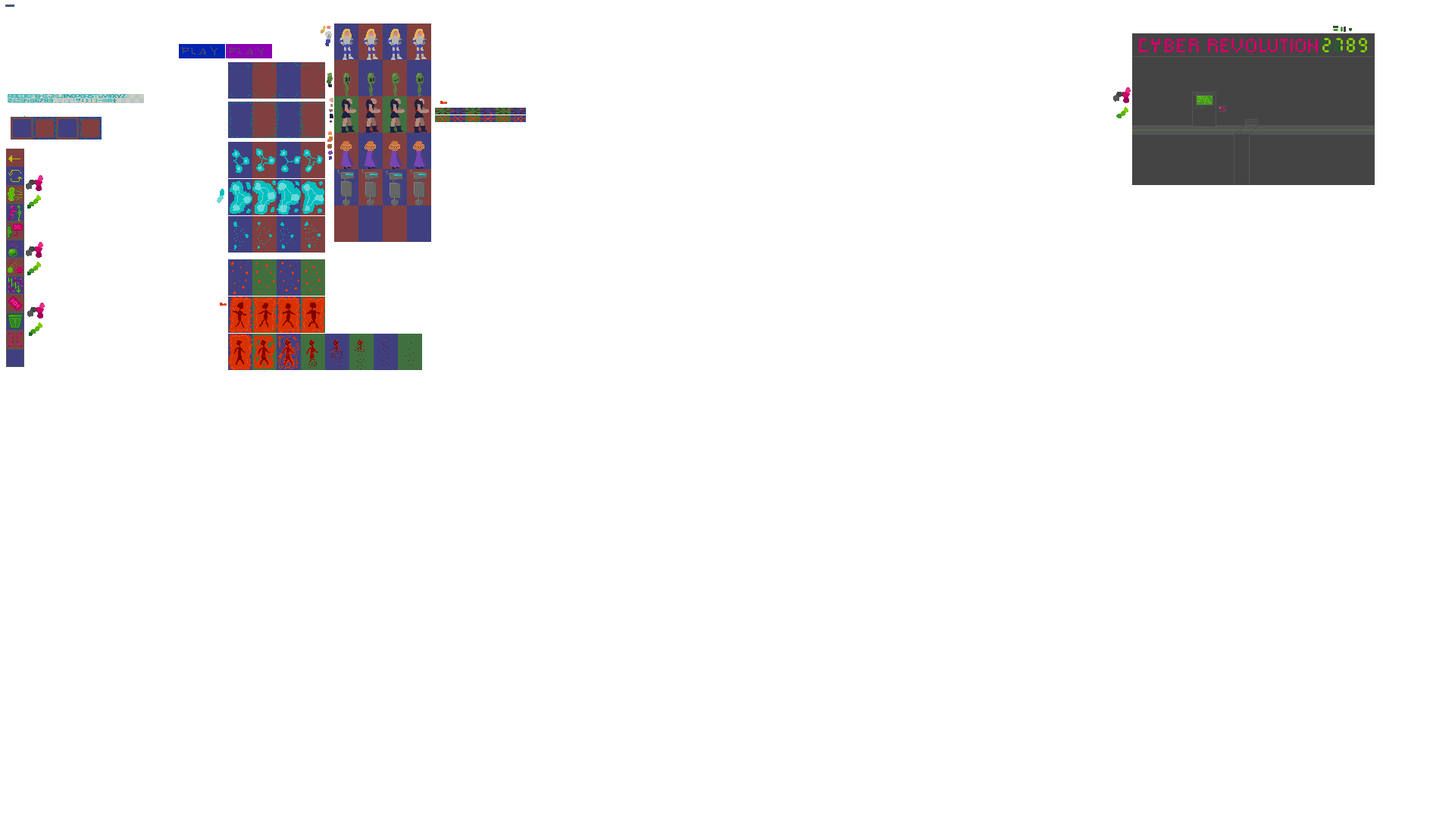
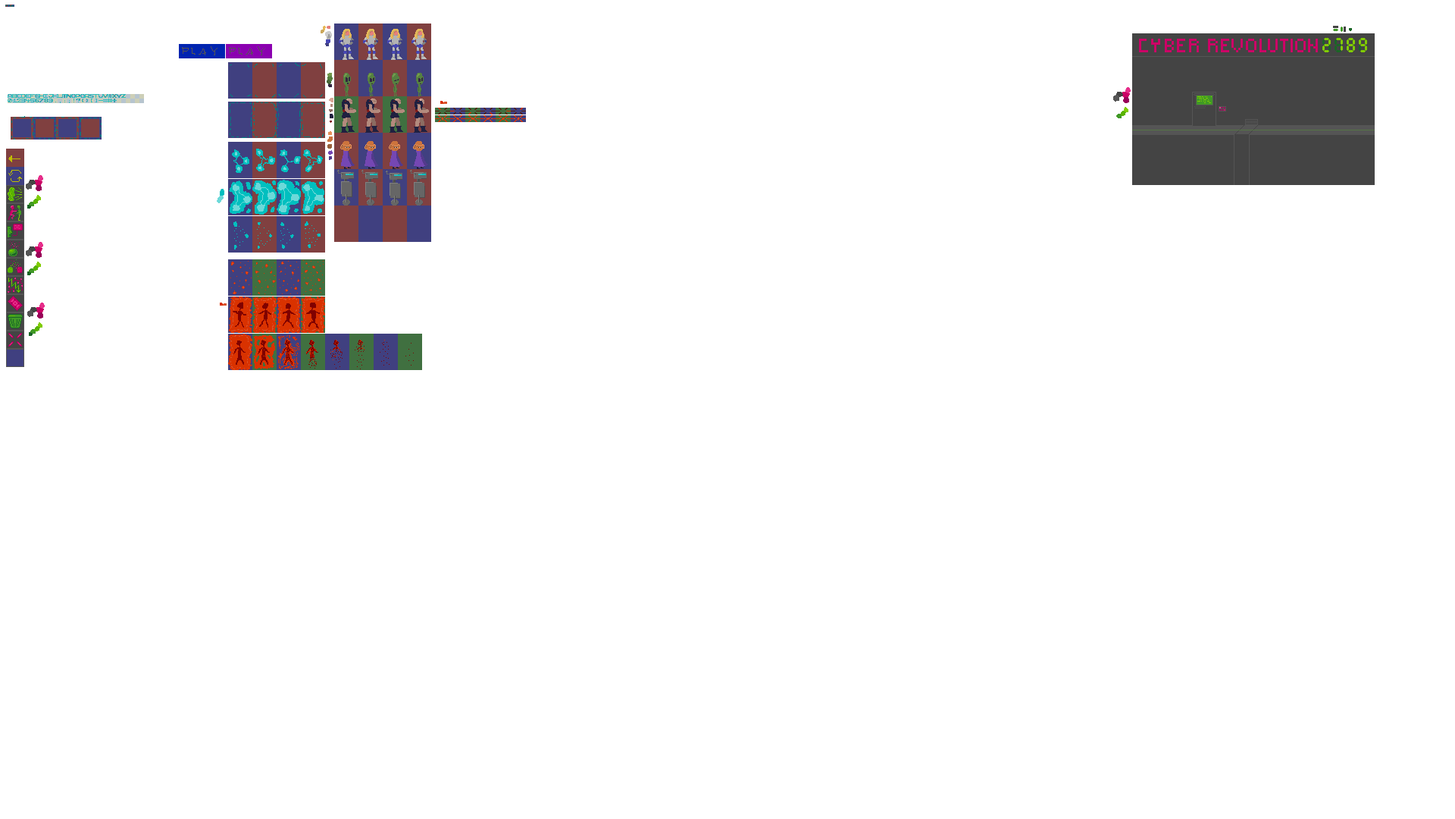
Revision of a layered 1455 × 819 image; what changed, layer by layer:
painted on "cheats" over box(6, 185, 24, 348)
